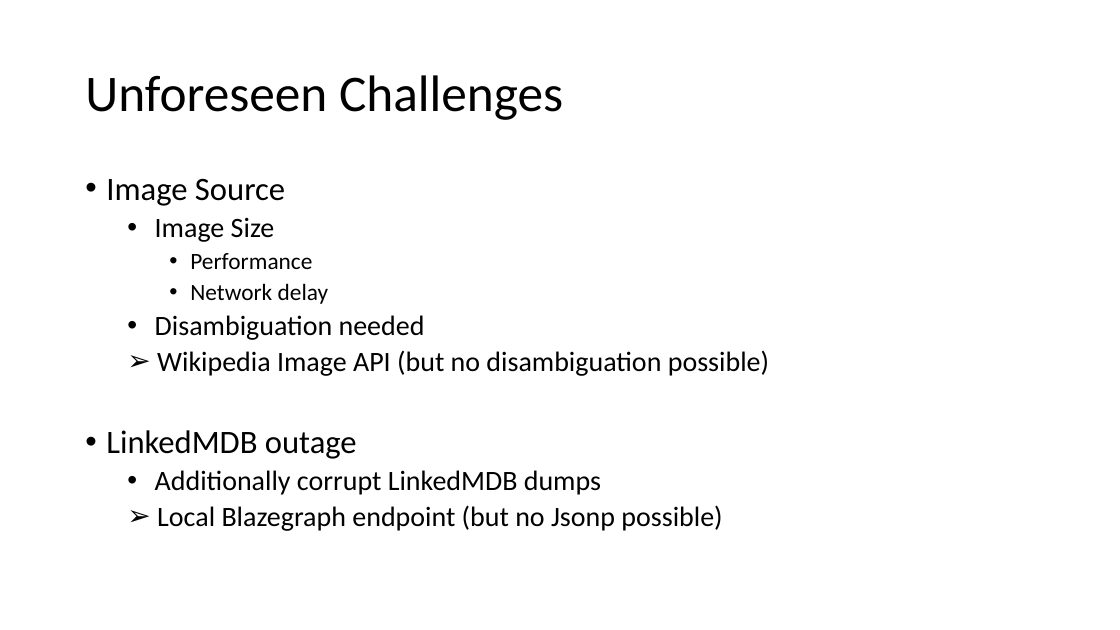
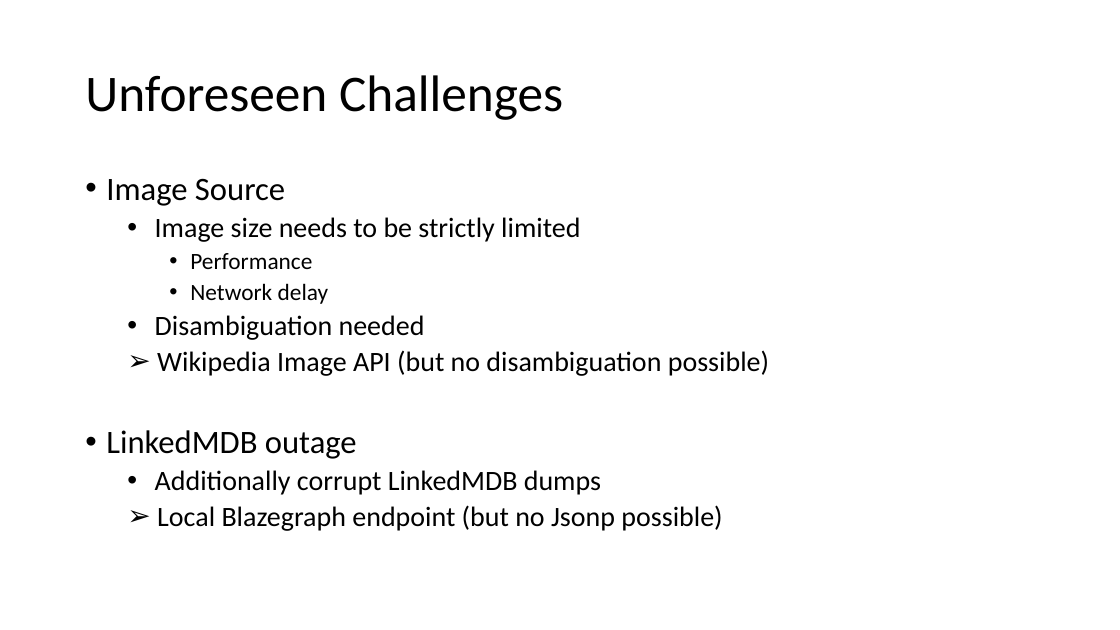
Before and after one commit to mathiasmoeller/LinkedMovieApp, a slide deck: slide 5 of Linked Movie Exploration Graph.pptx. Drawn at 1120x630 pixels with LibreOffice and Linux fonts; fonts in the diff are those of the drawing; background and template pictures are left out. Boxes give left, top, right and bottom in pixels: in the first picture for what was removed or moved away, otherwise in the second. Text is boxed around its words. In the diff, an @@ line names an element or a change of style, - is before the commit and + after.

```diff
--- a/Linked Movie Exploration Graph.pptx
+++ b/Linked Movie Exploration Graph.pptx
@@ text at box(155, 217, 580, 242): text changed @@
-  • Image Size
+  • Image size needs to be strictly limited
```
Also in this commit, not shown: 1 other slide changed, 1 other file.
